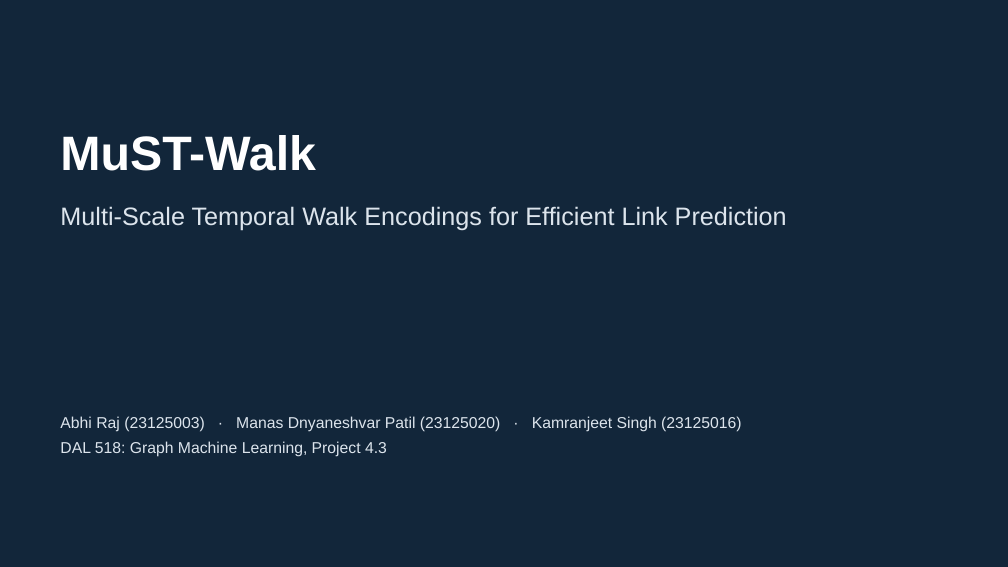
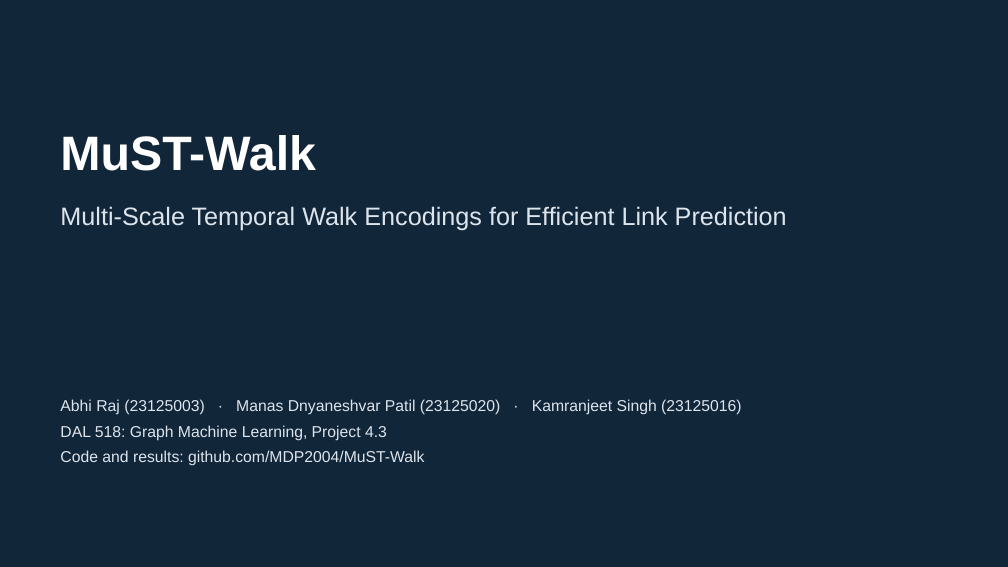
Before and after one commit to MDP2004/MuST-Walk, a slide deck: slide 1 of docs/MuST-Walk_Presentation.pptx. Drawn at 1008x567 pixels with LibreOffice and Linux fonts; fonts in the diff are those of the drawing. Boxes give left, top, right and bottom in pixels: in the first picture for what was removed or moved away, otherwise in the second. Text is boxed around its words. In the diff, an @@ line names an element or a change of style, - is before the commit and + after.

```diff
--- a/docs/MuST-Walk_Presentation.pptx
+++ b/docs/MuST-Walk_Presentation.pptx
@@ text "Abhi Raj (23125003) · Manas ..." moved from (x1=60, y1=416, x2=742, y2=457) to (x1=60, y1=399, x2=742, y2=466) @@
@@ text at (x1=60, y1=450, x2=424, y2=466): paragraph added @@
+Code and results: github.com/MDP2004/MuST-Walk
```
Also in this commit, not shown: 1 other slide changed, 2 other files.
